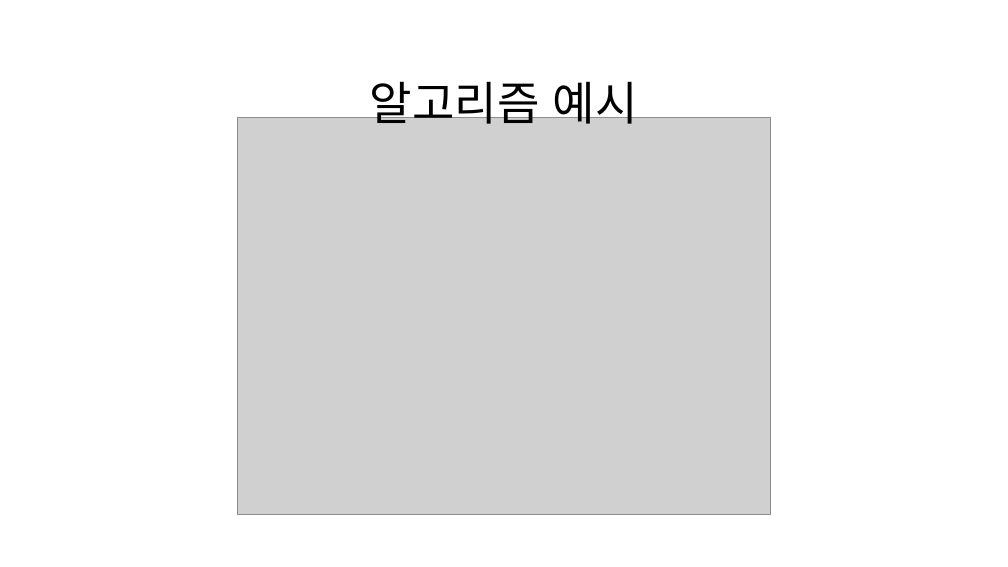
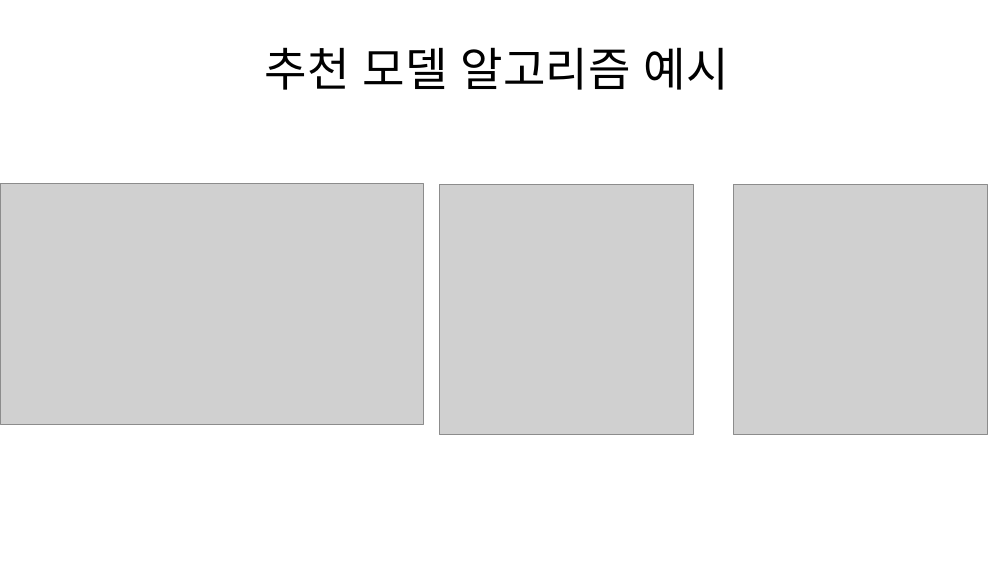
Before and after one commit to laits1/TIL, a slide deck: slide 5 of project/3) 파이널 프로젝트/다양한 추천 알고리즘을 활용한 영화 추천 시스템.pptx (slide 3 before the commit). Drawn at 1008x567 pixels with LibreOffice and Linux fonts; fonts in the diff are those of the drawing; grey boxes stand for pictures. Boxes give left, top, right and bottom in pixels: in the first picture for what was removed or moved away, otherwise in the second. Text is boxed around its words. In the diff, an @@ line names an element or a change of style, - is before the commit and + after.

```diff
--- a/project/3) 파이널 프로젝트/다양한 추천 알고리즘을 활용한 영화 추천 시스템.pptx
+++ b/project/3) 파이널 프로젝트/다양한 추천 알고리즘을 활용한 영화 추천 시스템.pptx
@@ text at bbox=[265, 47, 729, 90]: text changed @@
-알고리즘 예시
+추천 모델 알고리즘 예시
@@ picture removed at bbox=[237, 117, 771, 514] @@
@@ picture added at bbox=[0, 184, 423, 425] @@
@@ picture added at bbox=[439, 185, 693, 435] @@
@@ picture added at bbox=[734, 185, 988, 435] @@
```
Also in this commit, not shown: 2 other slides changed, 3 slides added, 2 other files.
